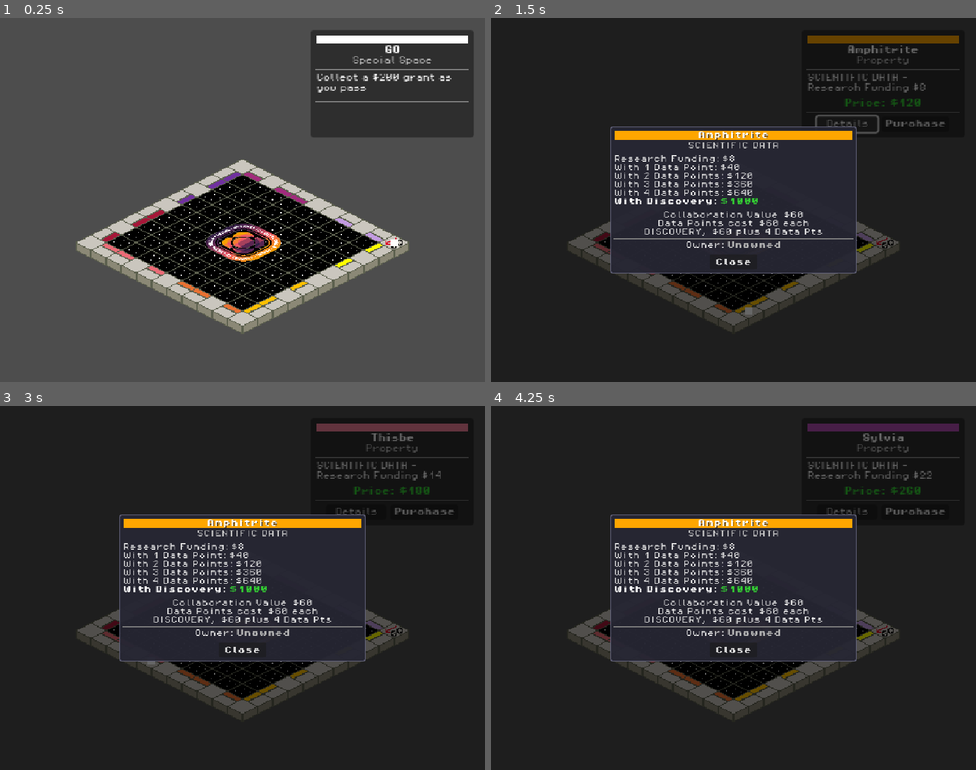
Above: before the commit, frames 1-4 (two rows, left to right).
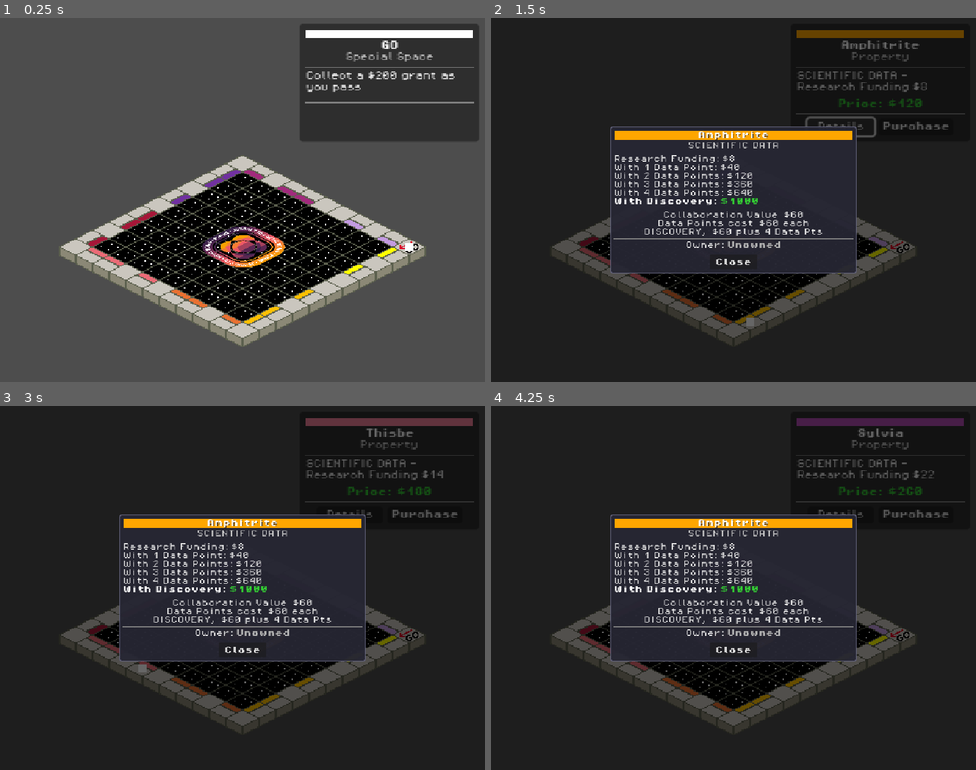
Above: after the commit, the same moments.

Repository: MissionToPsyche-Platinum/platinum_24d_game_psycheopoly-psb
Game: Godot game, scene res://scenes/GameBoard.tscn
Same seed, same stepped clock (60 frames per second), same inputs: the game is played once before the commit and once after it.
Inputs:
- Up to frame 1 (0.25 s): no input
- Up to frame 2 (1.5 s): tap Enter at 0.5 s; hold Right 0.53-1.25 s; tap Space at 0.77 s; click "Details" at 1.25 s
- Up to frame 3 (3 s): click "Purchase" at 2 s; tap Space at 2.75 s; hold Left from 2.78 s (still down)
- Up to frame 4 (4.25 s): tap Space at 3.02 s; tap Enter at 3.5 s; release Left at 3.53 s; hold Right from 3.53 s (still down)

The runs differ from the first frame. In frame 1, 15% of the frame differs, in the area x 12-99%, y 1-91%; in frame 2, 8.9%; in frame 3, 8.5%; in frame 4, 8.5%.

Commit message:
feat: adjusted zoom and offsets for Camera2D and SpaceInfoPanel for improved layout

Diff:
--- a/scenes/GameBoard.tscn
+++ b/scenes/GameBoard.tscn
@@ -83,7 +83,7 @@
 [node name="Camera2D" type="Camera2D" parent="."]
 position = Vector2(16, 8)
 offset = Vector2(0, 35)
-zoom = Vector2(2, 2)
+zoom = Vector2(2.2, 2.2)
 
 [node name="PsycheLogo" type="Sprite2D" parent="."]
 position = Vector2(16.999998, 87.99999)
@@ -91,7 +91,7 @@
 texture = ExtResource("3_fbkij")
 
 [node name="SpaceInfoPanel" parent="." instance=ExtResource("4_space_info")]
-offset_left = 88.0
-offset_top = -136.0
-offset_right = 260.0
-offset_bottom = 4.0
+offset_left = 71.0
+offset_top = -126.0
+offset_right = 243.0
+offset_bottom = 14.0
